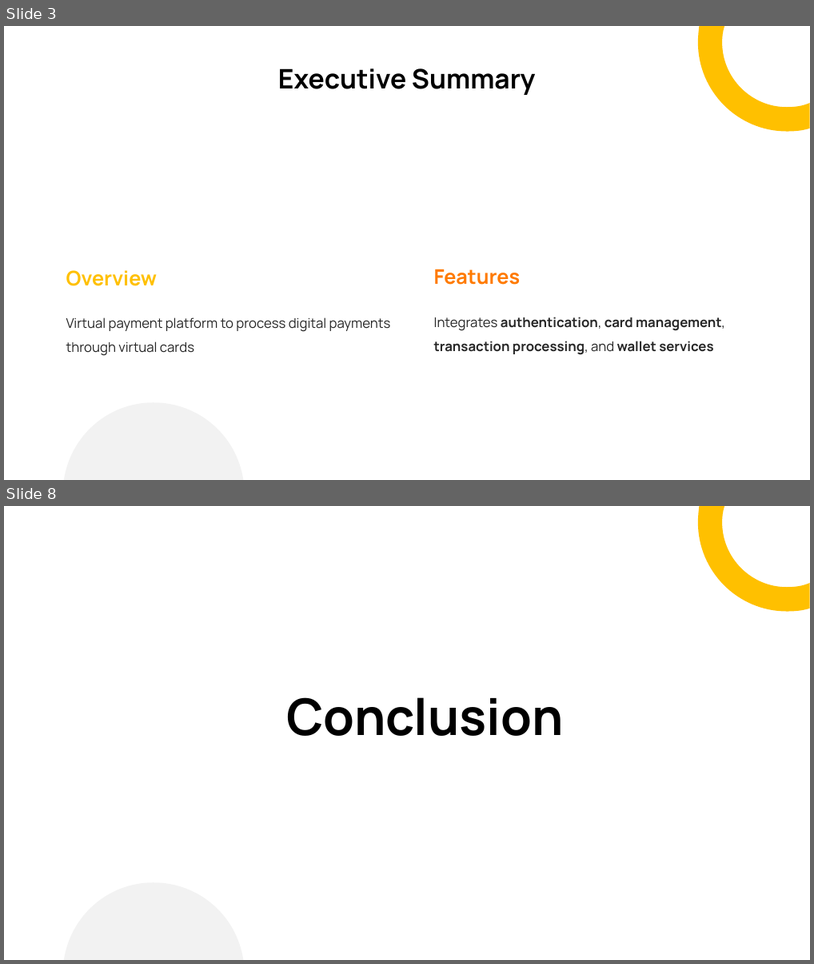
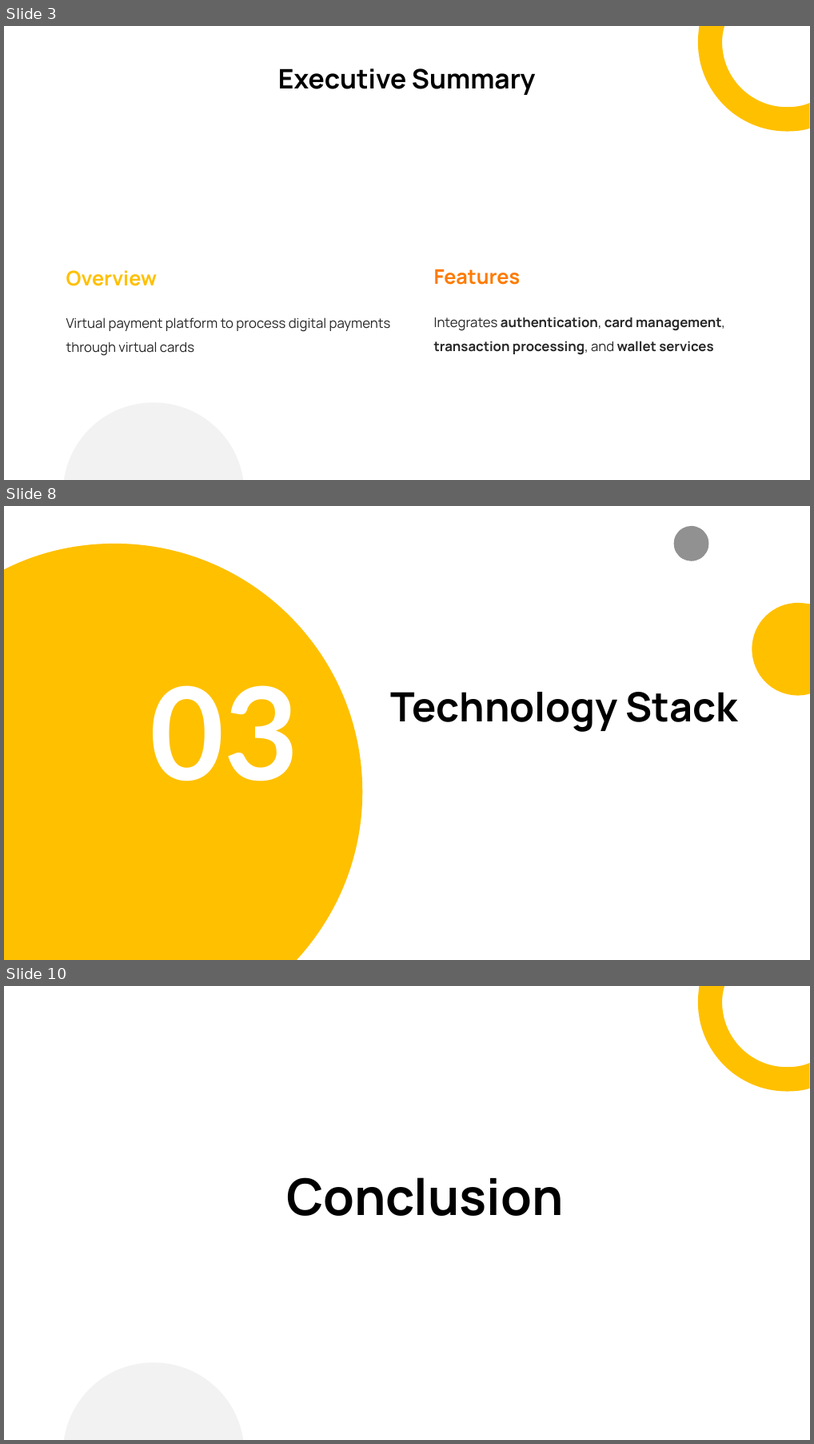
Before and after one commit to SamanthaNK/software-architecture-2025-2026, a slide deck: LAB1/Virtual Payment Platform System Architecture Overview.pptx. Shown one above the other, each under a label of ours: slides 3 and 8 before the commit, slides 3, 8 and 10 after it; the slides between them are not shown. The pictures are 814x964 and 814x1444 pixels, drawn with LibreOffice and Linux fonts; fonts in the diff are those of the drawing. Boxes give left, top, right and bottom in pixels: in the first picture for what was removed or moved away, otherwise in the second. Text is boxed around its words. In the diff, an @@ line names an element or a change of style, - is before the commit and + after.

```diff
--- a/LAB1/Virtual Payment Platform System Architecture Overview.pptx
+++ b/LAB1/Virtual Payment Platform System Architecture Overview.pptx
@@ slide 8 added at bbox=[4, 506, 810, 960], background #FFFFFF @@
@@ ellipse added at bbox=[674, 526, 710, 561], fill #000000 at 43% opacity @@
@@ freeform shape added at bbox=[4, 544, 362, 960], fill #FFC000 @@
@@ freeform shape added at bbox=[752, 603, 810, 696], fill #FFC000 @@
@@ text added at bbox=[150, 685, 298, 781], 153 pt, text #FFFFFF, bold @@
+03
@@ title added at bbox=[391, 692, 738, 732], 48 pt, text #000000, bold @@
+Technology Stack
@@ what was slide 8 is now slide 10 @@
```
Also in this commit, not shown: 1 slide changed, 4 other slides added, 3 slides removed.
